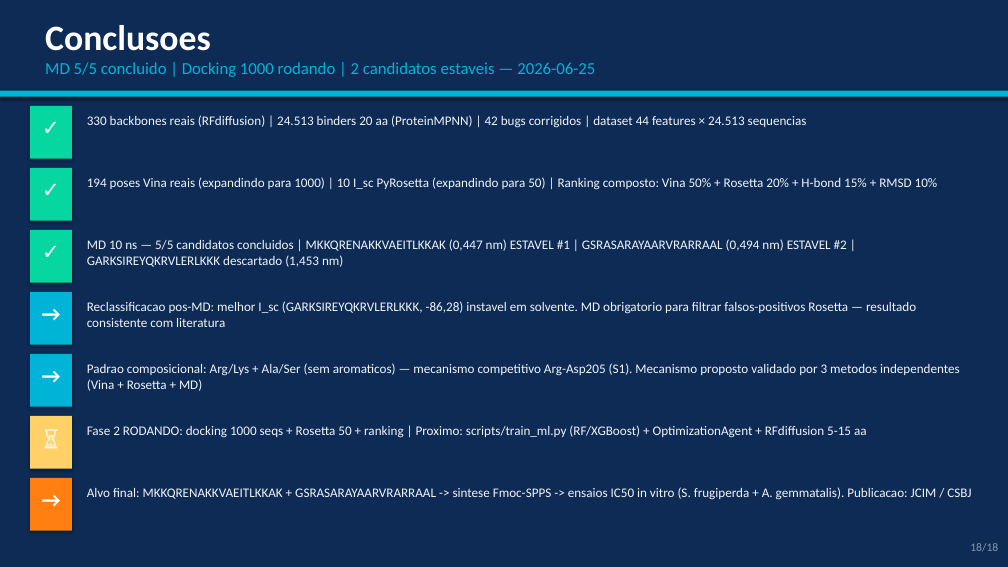
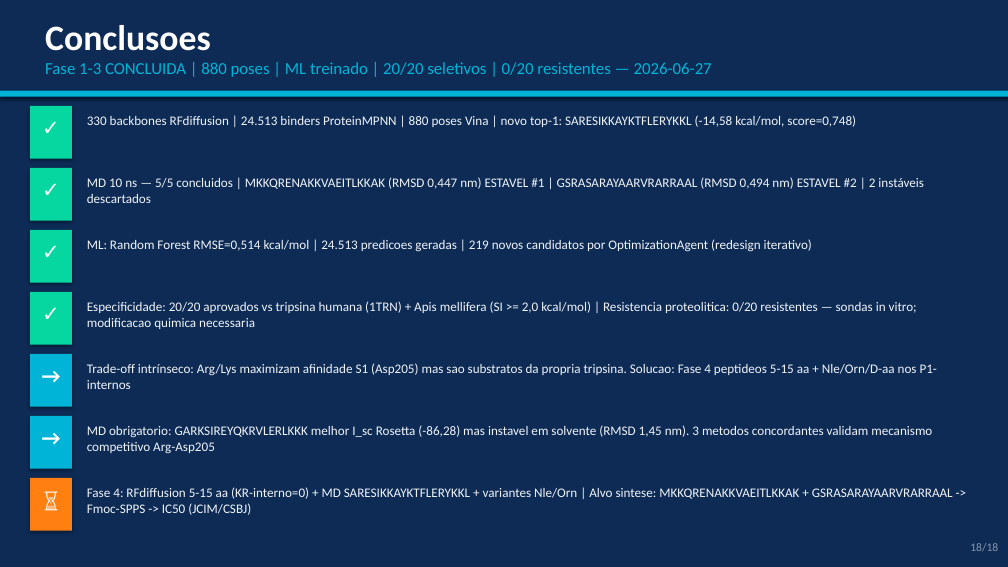
Before and after one commit to eulaliobqi/design-inibidores, a slide deck: slide 18 of apresentacao_design_inibidores.pptx. Drawn at 1008x567 pixels with LibreOffice and Linux fonts; fonts in the diff are those of the drawing. Boxes give left, top, right and bottom in pixels: in the first picture for what was removed or moved away, otherwise in the second. Text is boxed around its words. In the diff, an @@ line names an element or a change of style, - is before the commit and + after.

Commit message:
docs: artigo + slides atualizados — Fase 1-3 concluída (2026-06-27)
- Docking 880 poses: novo top-1 SARESIKKAYKTFLERYKKL (-14,58 kcal/mol)
- Ranking: SARESIKKAYKTFLERYKKL score=0,748
- ML: RF RMSE=0,514, 24.513 predicoes
- Cleavage: 0/20 resistentes (top-20 ranking)
- Specificity: 20/20 aprovados vs 1TRN + A0A7M7MMI1 (Apis)
- Seção 3.9 ML adicionada; 3.11 Especificidade expandida
- Slides 10,17,18 atualizados com dados reais

```diff
--- a/apresentacao_design_inibidores.pptx
+++ b/apresentacao_design_inibidores.pptx
@@ text at bbox=[45, 62, 712, 77]: text changed @@
-MD 5/5 concluido | Docking 1000 rodando | 2 candidatos estaveis — 2026-06-25
+Fase 1-3 CONCLUIDA | 880 poses | ML treinado | 20/20 seletivos | 0/20 resistentes — 2026-06-27
@@ text at bbox=[87, 115, 856, 127]: text changed @@
-330 backbones reais (RFdiffusion) | 24.513 binders 20 aa (ProteinMPNN) | 42 bugs corrigidos | dataset 44 features × 24.513 sequencias
+330 backbones RFdiffusion | 24.513 binders ProteinMPNN | 880 poses Vina | novo top-1: SARESIKKAYKTFLERYKKL (-14,58 kcal/mol, score=0,748)
@@ text at bbox=[87, 177, 924, 203]: text changed @@
-194 poses Vina reais (expandindo para 1000) | 10 I_sc PyRosetta (expandindo para 50) | Ranking composto: Vina 50% + Rosetta 20% + H-bond 15% + RMSD 10%
+MD 10 ns — 5/5 concluidos | MKKQRENAKKVAEITLKKAK (RMSD 0,447 nm) ESTAVEL #1 | GSRASARAYAARVRARRAAL (RMSD 0,494 nm) ESTAVEL #2 | 2 instáveis descartados
@@ text at bbox=[87, 239, 812, 252]: text changed @@
-MD 10 ns — 5/5 candidatos concluidos | MKKQRENAKKVAEITLKKAK (0,447 nm) ESTAVEL #1 | GSRASARAYAARVRARRAAL (0,494 nm) ESTAVEL #2 | GARKSIREYQKRVLERLKKK descartado (1,453 nm)
+ML: Random Forest RMSE=0,514 kcal/mol | 24.513 predicoes geradas | 219 novos candidatos por OptimizationAgent (redesign iterativo)
@@ text at bbox=[30, 297, 72, 339]: text changed @@
-→
+✓
@@ rectangle at bbox=[30, 292, 72, 345]: fill #00B4D8 to #06D6A0 @@
@@ text at bbox=[87, 301, 917, 329]: text changed @@
-Reclassificacao pos-MD: melhor I_sc (GARKSIREYQKRVLERLKKK, -86,28) instavel em solvente. MD obrigatorio para filtrar falsos-positivos Rosetta — resultado consistente com literatura
+Especificidade: 20/20 aprovados vs tripsina humana (1TRN) + Apis mellifera (SI >= 2,0 kcal/mol) | Resistencia proteolitica: 0/20 resistentes — sondas in vitro; modificacao quimica necessaria
@@ text at bbox=[87, 363, 937, 389]: text changed @@
-Padrao composicional: Arg/Lys + Ala/Ser (sem aromaticos) — mecanismo competitivo Arg-Asp205 (S1). Mecanismo proposto validado por 3 metodos independentes (Vina + Rosetta + MD)
+Trade-off intrínseco: Arg/Lys maximizam afinidade S1 (Asp205) mas sao substratos da propria tripsina. Solucao: Fase 4 peptideos 5-15 aa + Nle/Orn/D-aa nos P1-internos
@@ rectangle at bbox=[30, 416, 72, 469]: fill #FFD166 to #00B4D8 @@
@@ text at bbox=[30, 421, 72, 463]: text changed @@
-⏳
+→
@@ text at bbox=[87, 425, 932, 454]: text changed @@
-Fase 2 RODANDO: docking 1000 seqs + Rosetta 50 + ranking | Proximo: scripts/train_ml.py (RF/XGBoost) + OptimizationAgent + RFdiffusion 5-15 aa
+MD obrigatorio: GARKSIREYQKRVLERLKKK melhor I_sc Rosetta (-86,28) mas instavel em solvente (RMSD 1,45 nm). 3 metodos concordantes validam mecanismo competitivo Arg-Asp205
@@ text at bbox=[30, 483, 72, 525]: text changed @@
-→
+⏳
@@ text at bbox=[87, 487, 953, 515]: text changed @@
-Alvo final: MKKQRENAKKVAEITLKKAK + GSRASARAYAARVRARRAAL -> sintese Fmoc-SPPS -> ensaios IC50 in vitro (S. frugiperda + A. gemmatalis). Publicacao: JCIM / CSBJ
+Fase 4: RFdiffusion 5-15 aa (KR-interno=0) + MD SARESIKKAYKTFLERYKKL + variantes Nle/Orn | Alvo sintese: MKKQRENAKKVAEITLKKAK + GSRASARAYAARVRARRAAL -> Fmoc-SPPS -> IC50 (JCIM/CSBJ)
```
Also in this commit, not shown: 1 other slide changed, 1 slide added, 1 slide removed, 2 other files.
